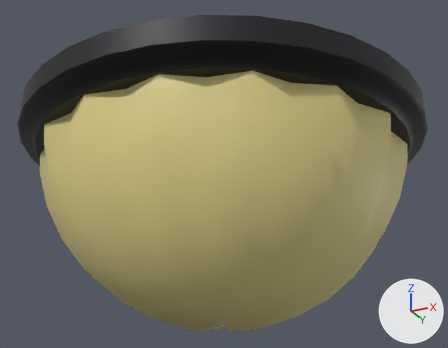
One commit to the Blender file Blender/Models.blend: the scene before it, then after it.
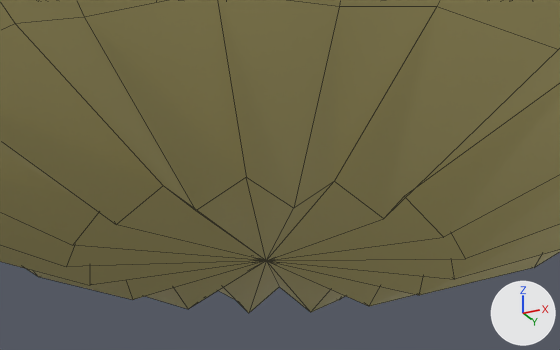
Each version appears first whole from a 50 mm lens placed at (1.433, -2.85, -1.436), pointed at (0.053, -0.09, -0.194), and next in a close-up from a 50 mm lens placed at (0.352, -0.672, -1.18), pointed at (0.03, -0.029, -0.891). Lighting does not change. The marker at lower right points along +X, +Y and +Z. The first two pictures are the older version. The close-ups show mesh edges as thin lines.

Objects in the first close-up: 'LampCeiling'.
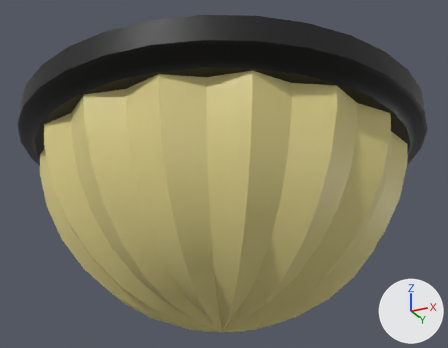
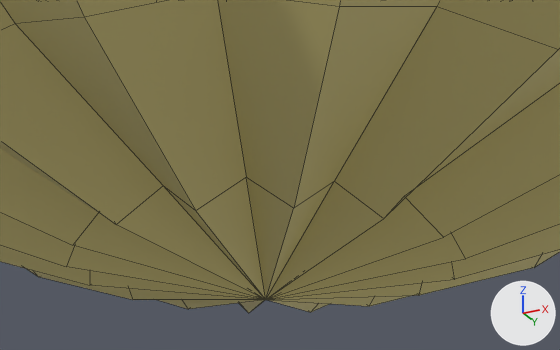
The edits, one by one:
me_lampceiling is used by ob_lampceiling; location (0.0, 0.0, 0.0).
me_lampceiling had 417 vertices, 386 faces and spanned x -1.1..1.1, y -1.1..1.1, z -0.98..0.1.
me_lampceiling now has 417 vertices, 386 faces and spans x -1.1..1.1, y -1.1..1.1, z -1.01..0.1.
Part 1, on me_lampceiling:
Vertex 3 of me_lampceiling moves from (0.0, 0.0, -0.97) at pixel (266, 260) to (0.0, 0.0, -1.01) at pixel (265, 299).
me_lampceiling part 2: edges marked sharp go from 96 to 352.

Where the change shows, as pixel boxes (x1, y1, x2, y2) in the close-ups (560 x 350 px; the box of a moved part takes in the faces that stretch with it):
part 1 of me_lampceiling, moved or reshaped
    both: (66, 177, 465, 313)
part 2 of me_lampceiling, shading changed
    both: (0, 0, 560, 312)
